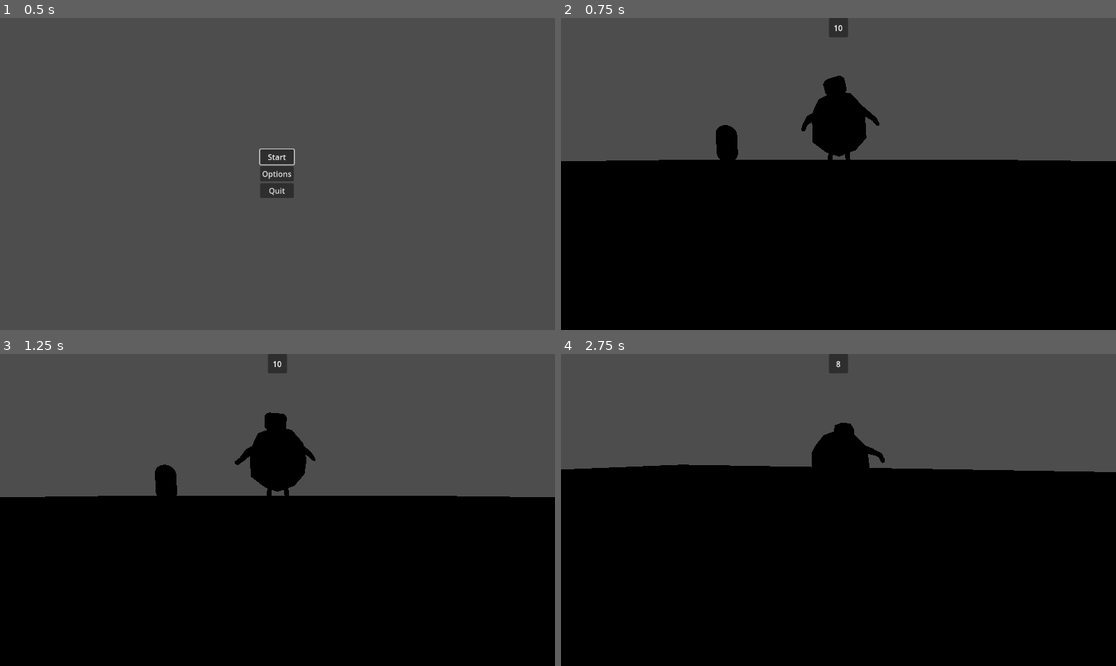
Above: before the commit, frames 1-4 (two rows, left to right).
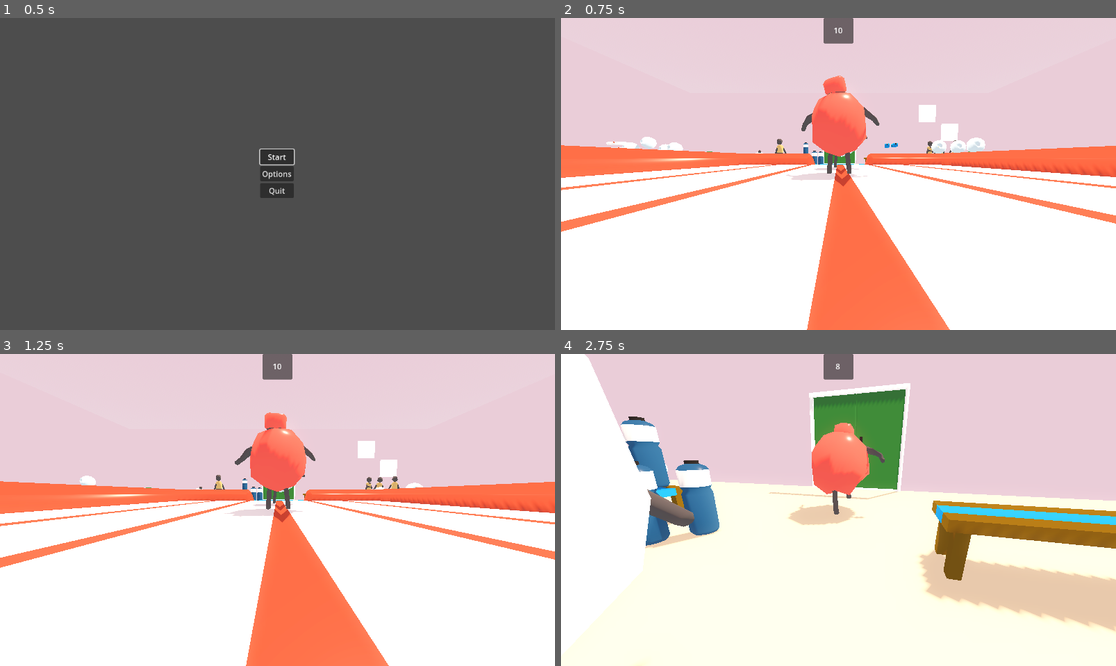
Above: after the commit, the same moments.

Repository: Emulai/bubble-gladiator
Game: Godot game, scene res://game_manager.tscn
Same seed, same stepped clock (60 frames per second), same inputs: the game is played once before the commit and once after it. This scene is started directly instead of the project's main scene.
Inputs (mouse positions are in pixels of both pictures, inside the frame that each line leads up to):
- Up to frame 1 (0.5 s): no input
- Up to frame 2 (0.75 s): click "Start" at 0.5 s
- Up to frame 3 (1.25 s): no input
- Up to frame 4 (2.75 s): move the mouse to (866, 510) at 1.27 s; press the mouse at (866, 510) at 1.28 s; hold W (move_forward) from 1.28 s (still down); move the mouse to (810, 510) at 2.02 s; release the mouse at (810, 510) at 2.03 s; click (810, 510) at 2.1 s

Frame 1 is identical in both runs. In frame 2, 100% of the frame differs, in the area x 0-100%, y 0-100%; in frame 3, 100%; in frame 4, 100%.

Commit message:
Hooked up Arena with game manager

Diff:
--- a/bubblegladiator/bubblegladiator/Assets/Arena.tscn
+++ b/bubblegladiator/bubblegladiator/arena_scene/Arena.tscn
@@ -13,11 +13,12 @@
 [ext_resource type="PackedScene" uid="uid://dywa8rm2yrhua" path="res://Assets/Props/Water Bottle.tscn" id="9_ex3ba"]
 [ext_resource type="PackedScene" uid="uid://ufk3187gslts" path="res://Assets/Props/Towel.tscn" id="10_58pf5"]
 [ext_resource type="Material" uid="uid://brd57hv5fq3e5" path="res://Assets/Materials/Prop Materials/White.tres" id="13_lsmmr"]
-[ext_resource type="PackedScene" uid="uid://ctjxjhagdb6hw" path="res://Assets/Props/Door.tscn" id="14_5e7ix"]
+[ext_resource type="PackedScene" path="res://Assets/Props/Door.tscn" id="14_5e7ix"]
 [ext_resource type="PackedScene" uid="uid://don7xwaol3tgt" path="res://Assets/Props/Clock.tscn" id="15_y0cew"]
 [ext_resource type="PackedScene" uid="uid://bpmlqcdvbrdkd" path="res://Assets/NPCs/Child Interactable.tscn" id="17_jft5l"]
 [ext_resource type="PackedScene" uid="uid://dgmb20wr1a0t2" path="res://Assets/NPCs/Townie F Interactable.tscn" id="18_g8tv7"]
 [ext_resource type="PackedScene" uid="uid://bc0kwi62c2hty" path="res://Assets/NPCs/Townie M Interactable.tscn" id="19_bl5ie"]
+[ext_resource type="Script" path="res://arena_scene/timer_ui_script.gd" id="20_2i1cp"]
 [ext_resource type="PackedScene" uid="uid://cn4kx0pl2atnm" path="res://Assets/NPCs/Wrestler Interactable.tscn" id="20_c23ms"]
 
 [sub_resource type="Environment" id="Environment_sk7hd"]
@@ -364,3 +365,23 @@
 
 [node name="RigidBody3D" parent="." instance=ExtResource("20_c23ms")]
 transform = Transform3D(1, 0, 0, 0, 1, 0, 0, 0, 1, 0.0660182, 0.306204, -2.68236)
+
+[node name="CanvasLayer" type="CanvasLayer" parent="."]
+
+[node name="Panel" type="Panel" parent="CanvasLayer"]
+anchors_preset = 5
+anchor_left = 0.5
+anchor_right = 0.5
+offset_left = -31.0
+offset_right = 31.0
+offset_bottom = 53.0
+grow_horizontal = 2
+size_flags_horizontal = 4
+script = ExtResource("20_2i1cp")
+
+[node name="Timer" type="Label" parent="CanvasLayer/Panel"]
+layout_mode = 0
+offset_right = 61.0
+offset_bottom = 51.0
+horizontal_alignment = 1
+vertical_alignment = 1
--- /dev/null
+++ b/bubblegladiator/bubblegladiator/arena_scene/timer_ui_script.gd
@@ -0,0 +1,5 @@
+extends Panel
+
+# Called every frame. 'delta' is the elapsed time since the previous frame.
+func _process(delta: float) -> void:
+	$Timer.text = str(Global.game_manager.get_time_limit())
--- a/bubblegladiator/bubblegladiator/main_menu/scripts/main_menu_script.gd
+++ b/bubblegladiator/bubblegladiator/main_menu/scripts/main_menu_script.gd
@@ -12,7 +12,7 @@
 
 func _on_start_button_pressed() -> void:
 	Global.game_manager.change_ui_scene("") # Pressing start we close the main menu UI
-	Global.game_manager.change_3d_scene("res://intro_scene/intro_level.tscn")
+	Global.game_manager.change_3d_scene("res://arena_scene/Arena.tscn")
 	# Capture the mouse for the 3d scene
 	Input.set_mouse_mode(Input.MOUSE_MODE_CAPTURED)
 
--- a/bubblegladiator/bubblegladiator/project.godot
+++ b/bubblegladiator/bubblegladiator/project.godot
@@ -21,11 +21,6 @@
 
 [input]
 
-pause={
-"deadzone": 0.5,
-"events": [Object(InputEventKey,"resource_local_to_scene":false,"resource_name":"","device":-1,"window_id":0,"alt_pressed":false,"shift_pressed":false,"ctrl_pressed":false,"meta_pressed":false,"pressed":false,"keycode":0,"physical_keycode":4194305,"key_label":0,"unicode":0,"location":0,"echo":false,"script":null)
-]
-}
 move_forward={
 "deadzone": 0.5,
 "events": [Object(InputEventKey,"resource_local_to_scene":false,"resource_name":"","device":0,"window_id":0,"alt_presse …(189 unchanged characters)…
@@ -81,6 +76,11 @@
 "events": [Object(InputEventKey,"resource_local_to_scene":false,"resource_name":"","device":0,"window_id":0,"alt_presse …(189 unchanged characters)…
 ]
 }
+pause={
+"deadzone": 0.5,
+"events": [Object(InputEventKey,"resource_local_to_scene":false,"resource_name":"","device":-1,"window_id":0,"alt_pressed":false,"shift_pressed":false,"ctrl_pressed":false,"meta_pressed":false,"pressed":false,"keycode":0,"physical_keycode":4194305,"key_label":0,"unicode":0,"location":0,"echo":false,"script":null)
+]
+}
 
 [layer_names]
 
Not shown: 1 places in bubblegladiator/bubblegladiator/arena_scene/Arena.tscn that only renumber resources
